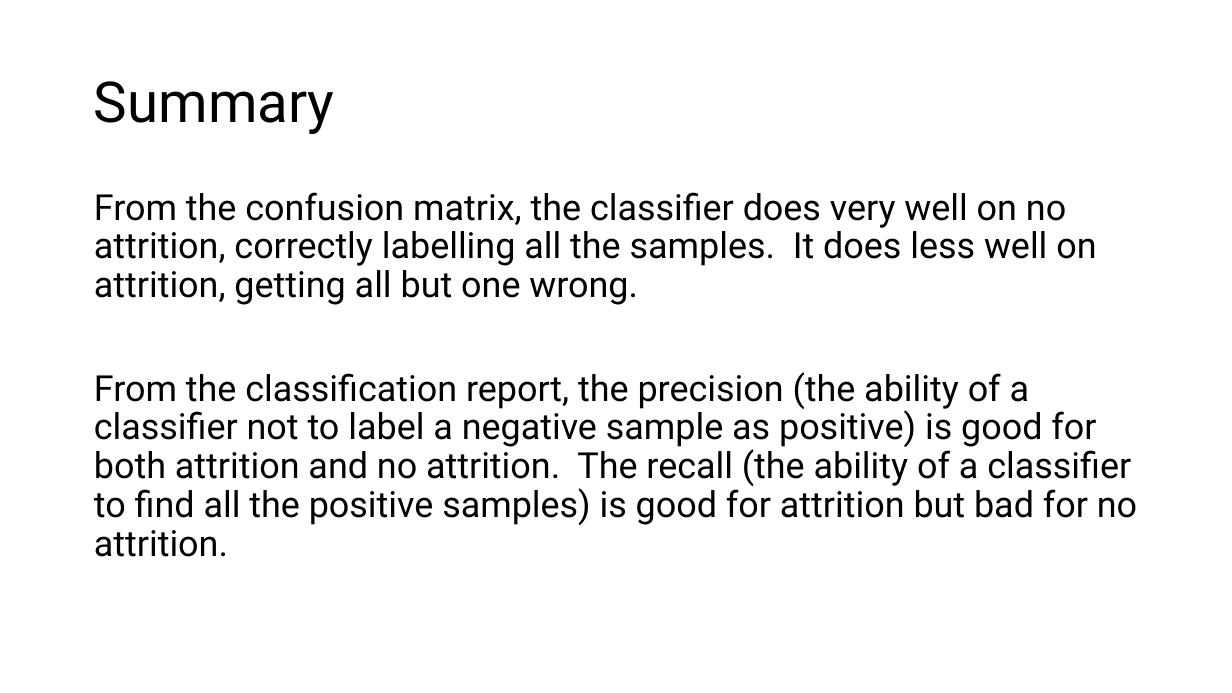
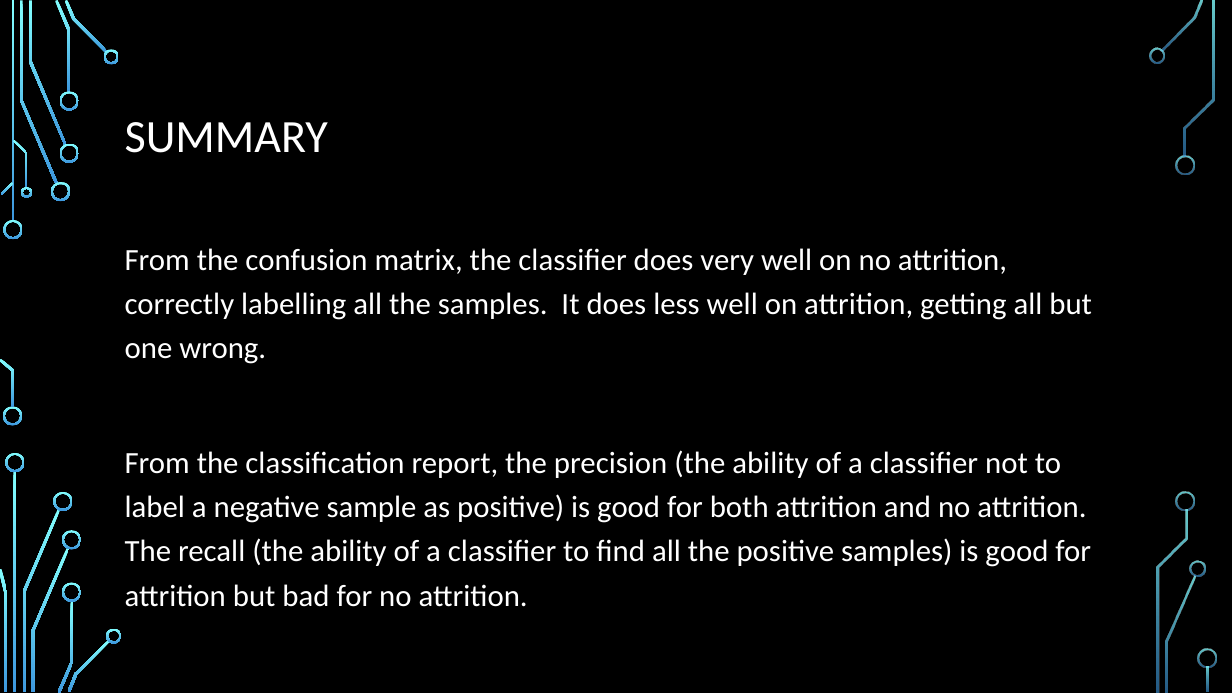
Before and after one commit to ddaniel2024/Project-4, a slide deck: slide 18 of Employee Attrition Prediction Presentation.pptx (slide 15 before the commit). Drawn at 1232x693 pixels with LibreOffice and Linux fonts; fonts in the diff are those of the drawing; background and template pictures are left out. Boxes give left, top, right and bottom in pixels: in the first picture for what was removed or moved away, otherwise in the second. Text is boxed around its words. In the diff, an @@ line names an element or a change of style, - is before the commit and + after.

```diff
--- a/Employee Attrition Prediction Presentation.pptx
+++ b/Employee Attrition Prediction Presentation.pptx
@@ background #FFFFFF to picture (left out) @@
@@ title at <box>125,122,328,153</box>: text changed; size 44 to 36 pt; font Roboto to Calibri; text colour #000000 to #FFFFFF @@
-Summary
+SUMMARY
@@ text "From the confusion matrix, the ...": place and size @@
-text "From the confusion matrix, the ..." at <box>94,192,1137,557</box>
+text "From the confusion matrix, the ..." at <box>125,248,1092,567</box>
@@ text "From the confusion matrix, the ..." at <box>125,248,1092,567</box>: size 28 to 24 pt, font Roboto to Calibri, text colour #000000 to #FFFFFF; line spacing 0.9 to 1.2 @@
@@ group added at <box>0,0,1217,693</box>: 33 freeform shapes, 3 rectangles @@
```
Also in this commit, not shown: 13 other slides changed, 4 slides added, 2 slides removed, 1 other file.
